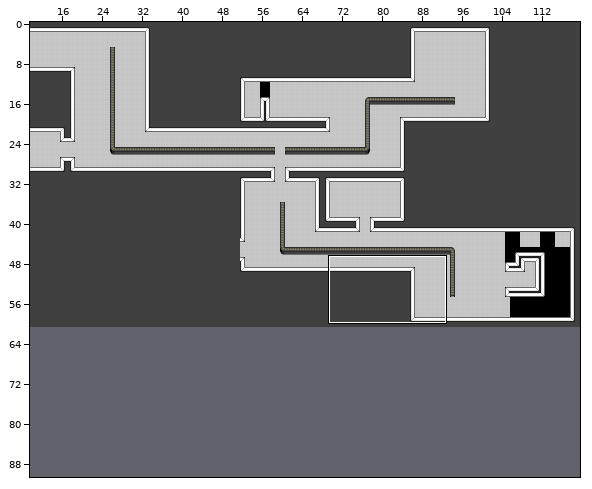
Two versions of a level (Tiled map (JSON), Assets/Maps/Level-001.tmj). Above, an overview of the earlier version with the close-up marked.
Close-up. Old version:
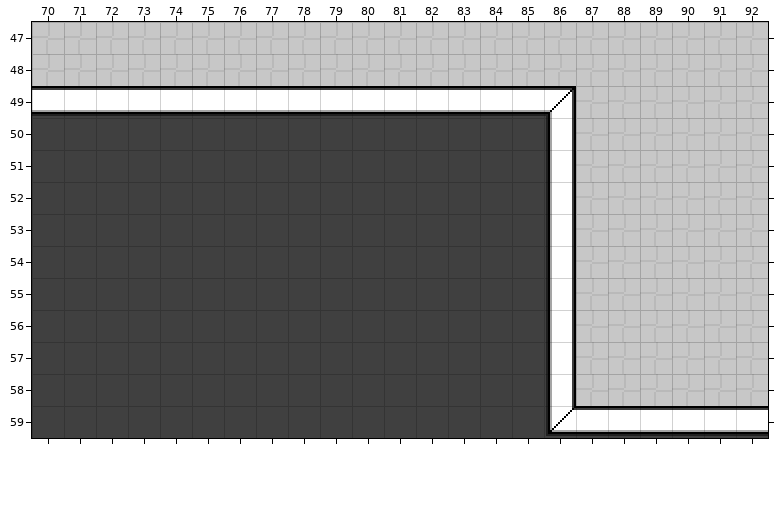
Cells are 16x16 px. Shown: x 70..92, y 47..59. The commit also changed other parts of the map, which this record leaves out. Tiles whose own drawing changed are shown in their newer look in all pictures. The old version is drawn lined up with the new one.
The same view after the edit:
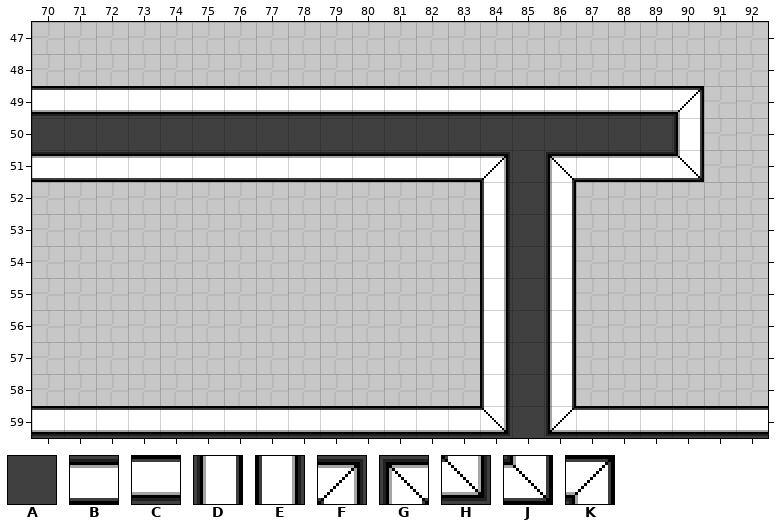
Key: from "Placeholder": A 0, B 1, C 1 turned 180, D 1 turned 270, E 1 turned 90, F 2, G 2 turned 270, H 2 turned 90, J 3, K 3 turned 270.
_ is an empty cell, . an unchanged one.
What changed:
map size 120x61 -> 120x91 cells
--- layer "Walls"
@@ x 70..90 @@
-49 ................K____
-50 ................D____
-51 AAAAAAAAAAAAAAA.D____
-52 AAAAAAAAAAAAAAA......
-53 AAAAAAAAAAAAAAA......
-54 AAAAAAAAAAAAAAA......
-55 AAAAAAAAAAAAAAA......
-56 AAAAAAAAAAAAAAA......
-57 AAAAAAAAAAAAAAA......
-58 AAAAAAAAAAAAAAA......
-59 AAAAAAAAAAAAAAA......
+49 ................CCCCK
+50 ................AAAAD
+51 BBBBBBBBBBBBBBF.GBBBJ
+52 ______________E......
+53 ______________E......
+54 ______________E......
+55 ______________E......
+56 ______________E......
+57 ______________E......
+58 ______________E......
+59 CCCCCCCCCCCCCCH......
